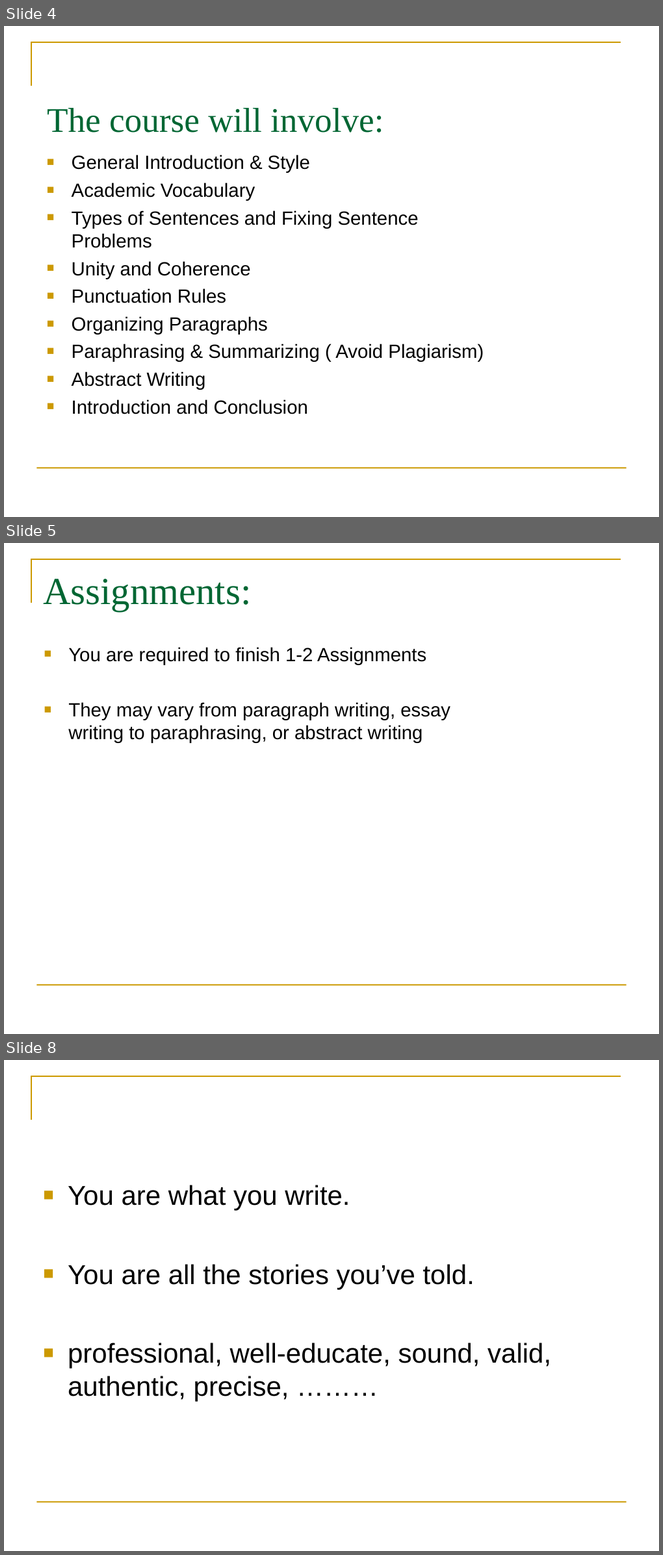
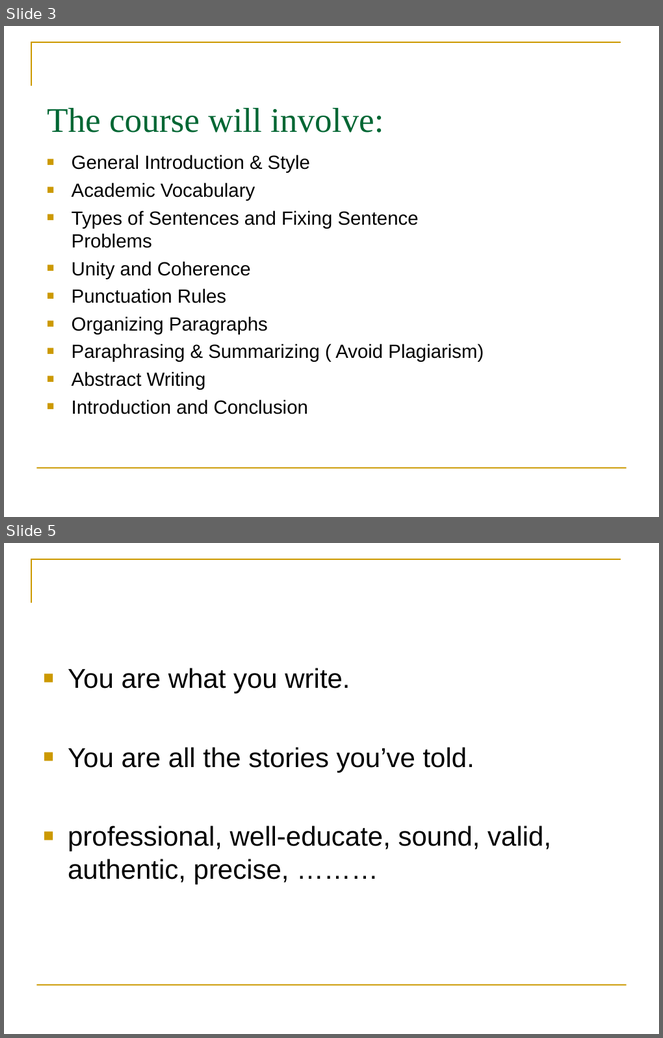
Before and after one commit to FrankKirin/ecust_cource_files, a slide deck: academic_english_writing/y-W11--General Introduction & Style .ppt. Shown one above the other, each under a label of ours: slides 4, 5 and 8 before the commit, slides 3 and 5 after it; the slides between them are not shown. The pictures are 663x1555 and 663x1038 pixels, drawn with LibreOffice and Linux fonts; fonts in the diff are those of the drawing. Boxes give left, top, right and bottom in pixels: in the first picture for what was removed or moved away, otherwise in the second. Text is boxed around its words. In the diff, an @@ line names an element or a change of style, - is before the commit and + after.

```diff
--- a/academic_english_writing/y-W11--General Introduction & Style .ppt
+++ b/academic_english_writing/y-W11--General Introduction & Style .ppt
@@ slide 5 removed at (4, 543, 659, 1034), background #FFFFFF; not listed: 2 template elements that a slide beside it also shows @@
@@ title removed at (43, 579, 251, 611) @@
-Assignments:
@@ text removed at (68, 647, 451, 743) @@
-■ You are required to finish 1-2 Assignments
-■ They may vary from paragraph writing, essay writing to paraphrasing, or abstract writing
@@ what was slide 4 is now slide 3 @@
@@ what was slide 8 is now slide 5 @@
```
Also in this commit, not shown: 1 slide changed, 2 other slides removed, 13 other files.
